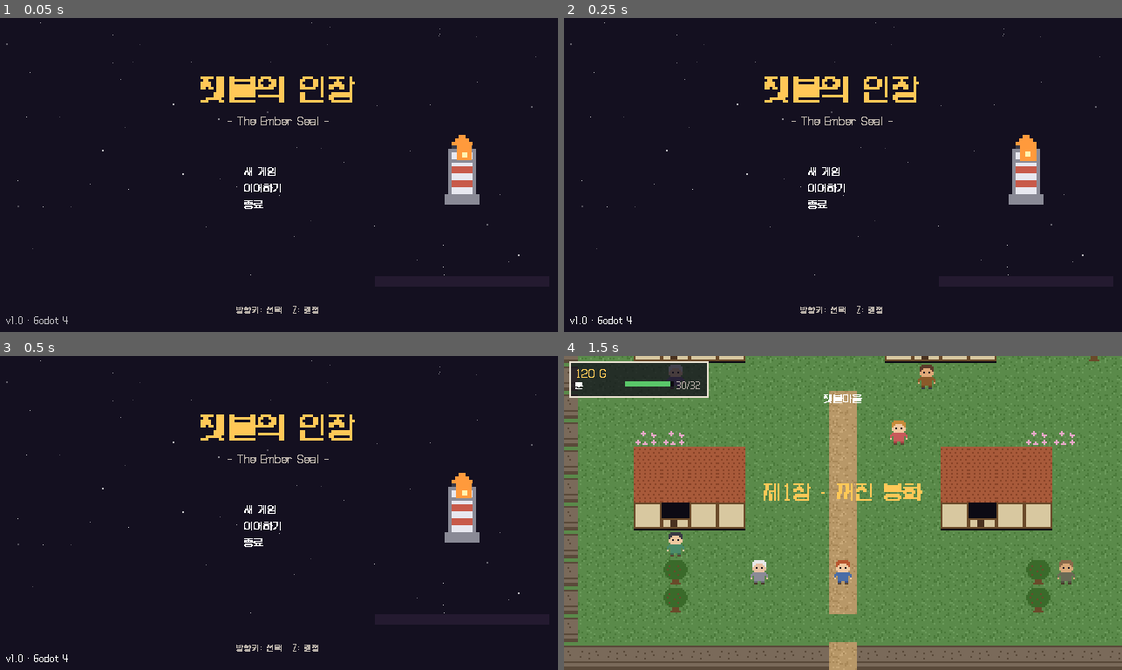
Above: before the commit, frames 1-4 (two rows, left to right).
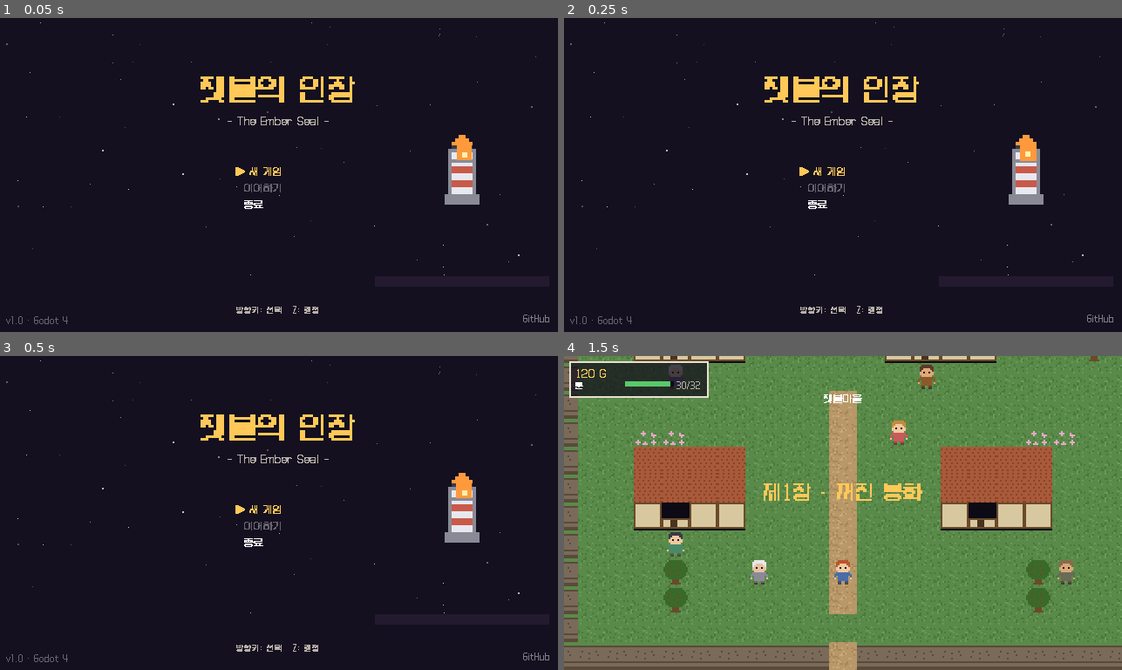
Above: after the commit, the same moments.

Repository: jeiel85/ember-seal
Game: Godot game, scene res://scenes/main.tscn
Two runs of this game, one before a commit and one after it. Both use one fixed random seed, a clock stepped at 60 frames per second and the inputs below.
Inputs:
- Up to frame 1 (0.05 s): no input
- Up to frame 2 (0.25 s): no input
- Up to frame 3 (0.5 s): no input
- Up to frame 4 (1.5 s): tap Enter at 0.5 s; hold D (move_right) 0.53-1.28 s; hold Z (confirm) 0.53-1.28 s; hold S (move_down) from 1.28 s (still down); tap Z (confirm) at 1.35 s

The runs differ from the first frame. In frame 1, 0.3% of the frame differs, in the area x 1-99%, y 47-98%; in frame 2, 0.3%; in frame 3, 0.3%; in frame 4, nothing differs.

Commit message:
feat(pwa): Godot 웹 PWA 활성화, 타이틀 GitHub 링크, 타이틀 UI 재생성 버그 수정 (#2)
* fix(title): 타이틀 UI가 매 프레임 재생성되던 문제 수정

로고·메뉴·안내 라벨 생성 코드가 들여쓰기상 _process() 안에 있어 타이틀 화면에서
매 프레임 노드가 추가되던 문제를 고친다. _process()를 _build() 뒤로 옮긴다.

Co-Authored-By: Claude Opus 5.5 <noreply@anthropic.com>

* feat(pwa): Godot 웹 내보내기 PWA 활성화 및 타이틀 GitHub 링크 추가

- export_presets.cfg(Web): progressive_web_app 활성화, 아이콘 144/180/512(web/, icon.svg 픽셀아트를
  사각형 단위로 재렌더링), 배경색 #1a1420, head_include로 theme-color 추가
  → 내보내기 시 index.manifest.json·index.service.worker.js·오프라인 페이지가 생성됨
- 타이틀 화면 우하단에 GitHub 저장소 LinkButton(마우스 전용, 키보드 포커스 제외)

Co-Authored-By: Claude Opus 5.5 <noreply@anthropic.com>

---------

Co-authored-by: Claude Opus 5.5 <noreply@anthropic.com>

Diff:
--- a/scripts/ui/title.gd
+++ b/scripts/ui/title.gd
@@ -1,5 +1,7 @@
 extends Node2D
 ## 타이틀 화면 — 새 게임 / 이어하기 / 종료.
+
+const REPO_URL := "https://github.com/jeiel85/ember-seal"
 
 var _options: Array = []
 var _sel := 0
@@ -61,14 +63,6 @@
 	deco.add_child(flame_core)
 	_flame_core = flame_core
 
-func _process(delta: float) -> void:
-	_t += delta
-	if _flame != null:
-		var s := 1.0 + sin(_t * 5.0) * 0.18
-		_flame.scale = Vector2(s, s)
-		_flame.position = Vector2(532, 154) - Vector2(8, 8) * s
-		_flame_core.position = Vector2(533, 157) - Vector2(3, 3) * s
-
 	# 타이틀
 	var title := UIKit.label("잿불의 인장", 32, Color("ffc857"))
 	title.add_theme_color_override("font_outline_color", Color("3a1a08"))
@@ -103,6 +97,29 @@
 	var ver := UIKit.label("v1.0 · Godot 4", 9, Color(1, 1, 1, 0.35))
 	ver.position = Vector2(8, 342)
 	add_child(ver)
+
+	# 저장소 링크(마우스 클릭 전용, 키보드 메뉴 포커스에는 끼어들지 않음)
+	var repo := LinkButton.new()
+	repo.text = "GitHub"
+	repo.uri = REPO_URL
+	repo.tooltip_text = "GitHub 저장소 열기"
+	repo.focus_mode = Control.FOCUS_NONE
+	repo.underline = LinkButton.UNDERLINE_MODE_ON_HOVER
+	repo.add_theme_font_override("font", load(UIKit.FONT_SMALL))
+	repo.add_theme_font_size_override("font_size", 9)
+	repo.add_theme_color_override("font_color", Color(1, 1, 1, 0.45))
+	repo.add_theme_color_override("font_hover_color", UIKit.COL_ACCENT)
+	repo.add_theme_color_override("font_pressed_color", UIKit.COL_ACCENT)
+	add_child(repo)
+	repo.position = Vector2(640 - 8 - repo.get_combined_minimum_size().x, 340)
+
+func _process(delta: float) -> void:
+	_t += delta
+	if _flame != null:
+		var s := 1.0 + sin(_t * 5.0) * 0.18
+		_flame.scale = Vector2(s, s)
+		_flame.position = Vector2(532, 154) - Vector2(8, 8) * s
+		_flame_core.position = Vector2(533, 157) - Vector2(3, 3) * s
 
 func _refresh() -> void:
 	for i in _labels.size():
Not shown, changed: export_presets.cfg
Binary file added: web/icon_144x144.png
Not shown, added: web/icon_144x144.png.import
Binary file added: web/icon_180x180.png
Not shown, added: web/icon_180x180.png.import
Binary file added: web/icon_512x512.png
Not shown, added: web/icon_512x512.png.import
